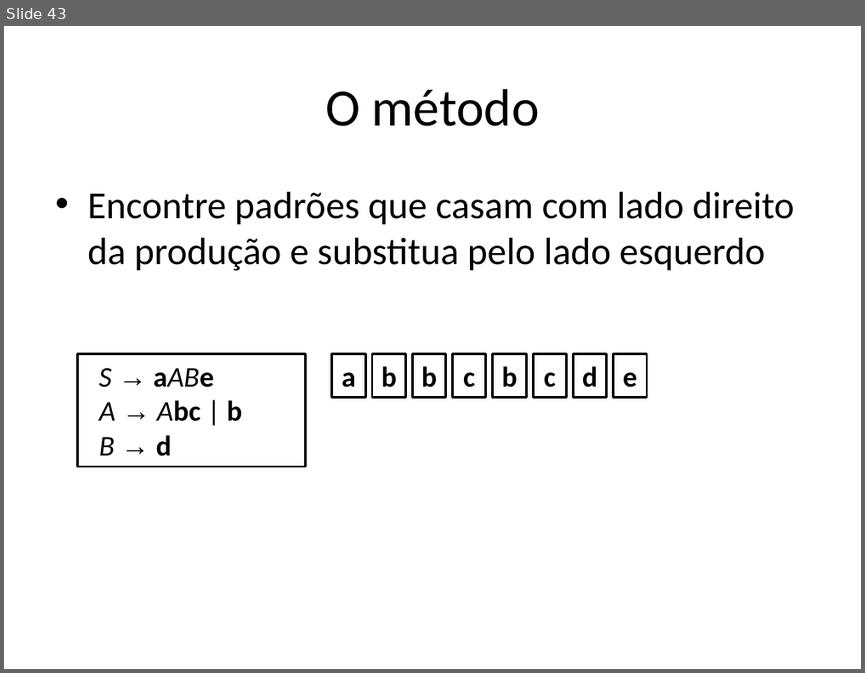
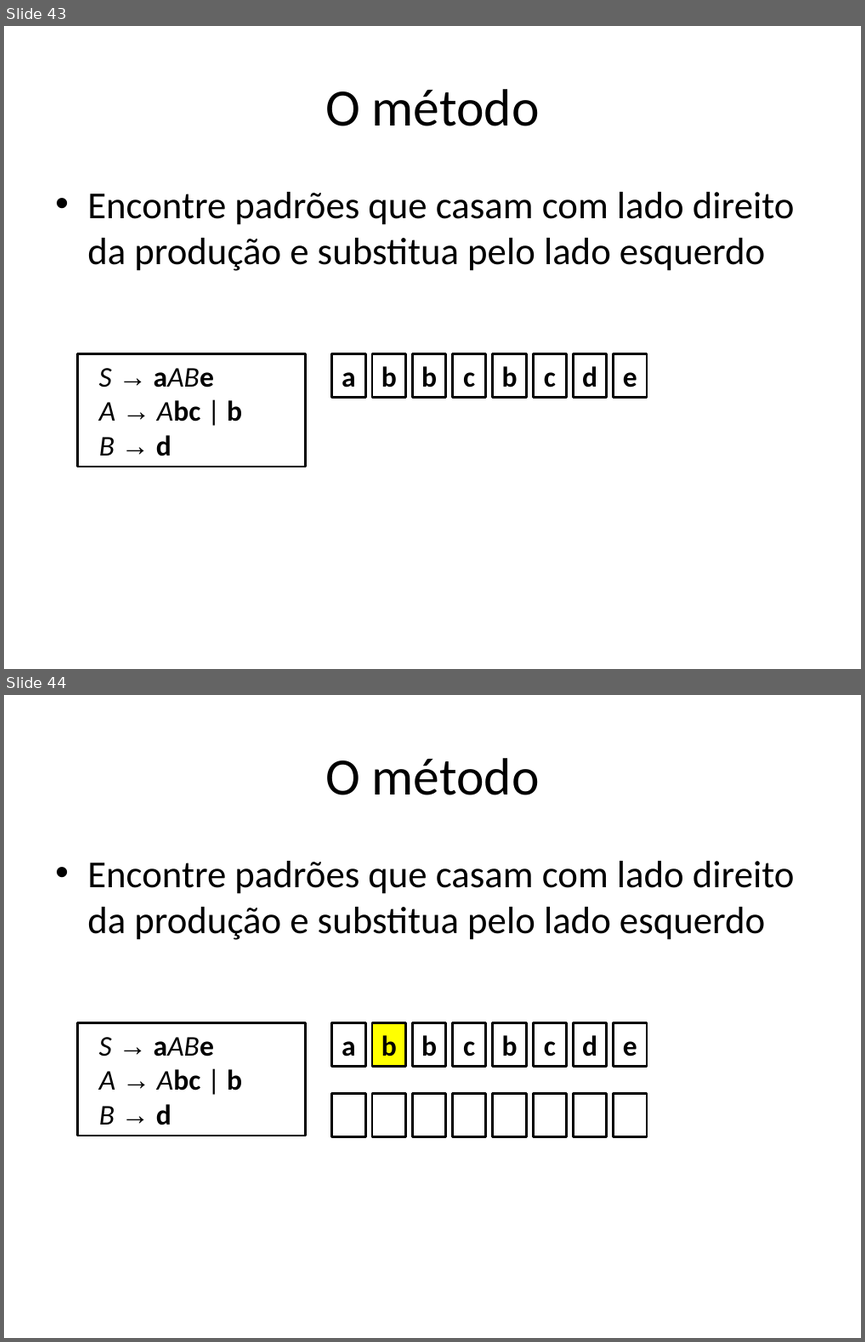
Before and after one commit to damorim/compilers-cin, a slide deck: slides-aulas/analise-sintatica.pptx. Shown one above the other, each under a label of ours: slide 43 before the commit, slides 43 and 44 after it. The pictures are 865x673 and 865x1342 pixels, drawn with LibreOffice and Linux fonts; fonts in the diff are those of the drawing. Boxes give left, top, right and bottom in pixels: in the first picture for what was removed or moved away, otherwise in the second. Text is boxed around its words. In the diff, an @@ line names an element or a change of style, - is before the commit and + after.

```diff
--- a/slides-aulas/analise-sintatica.pptx
+++ b/slides-aulas/analise-sintatica.pptx
@@ slide 44 added at bbox=[4, 695, 861, 1338], background #FFFFFF @@
@@ title added at bbox=[325, 758, 540, 795], 44 pt, text #000000 @@
+O método
@@ text added at bbox=[87, 861, 794, 940], 32 pt, text #000000 @@
+• Encontre padrões que casam com lado direito da produção e substitua pelo lado esquerdo
@@ rectangle added at bbox=[78, 1023, 306, 1135], fill #FFFFFF, outline #000000 2 pt, 24 pt, text #000000 @@
+S → aABe
+A → Abc | b
+B → d
@@ rectangle added at bbox=[332, 1023, 365, 1066], fill #FFFFFF, outline #000000 2 pt, 24 pt, text #000000, bold @@
+a
@@ rectangle added at bbox=[372, 1023, 406, 1066], fill #FFFF00, outline #000000 2 pt, 24 pt, text #000000, bold @@
+b
@@ rectangle added at bbox=[413, 1023, 446, 1066], fill #FFFFFF, outline #000000 2 pt, 24 pt, text #000000, bold @@
+b
@@ rectangle added at bbox=[452, 1023, 485, 1066], fill #FFFFFF, outline #000000 2 pt, 24 pt, text #000000, bold @@
+c
@@ rectangle added at bbox=[493, 1023, 526, 1066], fill #FFFFFF, outline #000000 2 pt, 24 pt, text #000000, bold @@
+b
@@ rectangle added at bbox=[533, 1023, 566, 1066], fill #FFFFFF, outline #000000 2 pt, 24 pt, text #000000, bold @@
+c
@@ rectangle added at bbox=[573, 1023, 607, 1066], fill #FFFFFF, outline #000000 2 pt, 24 pt, text #000000, bold @@
+d
@@ rectangle added at bbox=[613, 1023, 647, 1066], fill #FFFFFF, outline #000000 2 pt, 24 pt, text #000000, bold @@
+e
@@ rectangle added at bbox=[332, 1094, 365, 1136], fill #FFFFFF, outline #000000 2 pt @@
@@ rectangle added at bbox=[372, 1094, 406, 1136], fill #FFFFFF, outline #000000 2 pt @@
@@ rectangle added at bbox=[413, 1094, 446, 1136], fill #FFFFFF, outline #000000 2 pt @@
@@ rectangle added at bbox=[452, 1094, 485, 1136], fill #FFFFFF, outline #000000 2 pt @@
@@ rectangle added at bbox=[493, 1094, 526, 1136], fill #FFFFFF, outline #000000 2 pt @@
@@ rectangle added at bbox=[533, 1094, 566, 1136], fill #FFFFFF, outline #000000 2 pt @@
@@ rectangle added at bbox=[573, 1094, 607, 1136], fill #FFFFFF, outline #000000 2 pt @@
@@ rectangle added at bbox=[613, 1094, 647, 1136], fill #FFFFFF, outline #000000 2 pt @@
```
Also in this commit, not shown: 2 slides changed, 4 other files.
